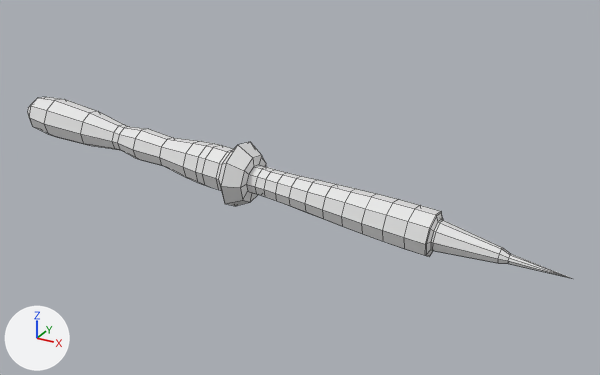
The Blender file Blender Assets/soldering_iron.blend: old version first, new version second.
One viewpoint serves both versions: a 50 mm lens placed at (7.14, -11.6, 15.53), pointed at (0.42, 0.61, 9.42). Every picture has the same lights, and +X, +Y and +Z are marked at lower left. Mesh edges are drawn as thin lines.

Names of what the first picture shows: 'BezierCurve'.
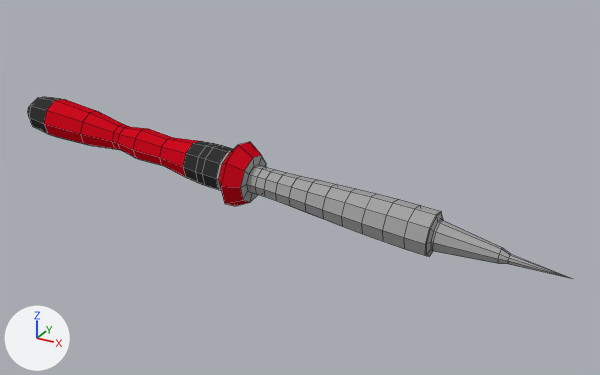
Changed parts and their boxes [x1, y1, x2, y2] in the pictures (600 x 375 px):
part 1 of me_mesh, recoloured (white to grey): [216, 151, 571, 278] in both
part 2 of me_mesh, recoloured (white to black): [183, 141, 233, 189] in both
part 3 of me_mesh, recoloured (white to black): [27, 97, 62, 134] in both
part 4 of me_mesh, recoloured (white to red): [44, 99, 199, 177] in both
part 5 of me_mesh, recoloured (grey to red): [219, 142, 261, 206] in both

The change, as a diff of the scene's bpy script:
```diff
--- a/Blender Assets/soldering_iron.blend.py
+++ b/Blender Assets/soldering_iron.blend.py
@@ mat_material @@
+mat_material = diffuse_material('Material')
+mat_material.base_color = (0.376, 0.376, 0.376)  # grey #a5a5a5
@@ mat_material_001 @@
+mat_material_001 = diffuse_material('Material.001')
+mat_material_001.base_color = (0.0352, 0.0352, 0.0352)  # black #353535
@@ mat_material_002 @@
+mat_material_002 = diffuse_material('Material.002')
+mat_material_002.base_color = (0.615, 0.00394, 0.0138)  # red #ce0d1f
@@ me_mesh @@
 me_mesh.from_pydata(...)  # 321 vertices, 289 faces; spans x 4.22..5.47, y 7.56..8.95, z -5.88..5.42
 # used by ob_beziercurve; location = (0.0, 0.0, 0.0); rotation_euler = (1.571, -0.494, 1.571), in degrees (90, -28, 90)
+# me_mesh part 1: 171 of the faces centred in x 4.33..5.23, y 7.61..8.65, z -0.96..4.74 switch from no material to mat_material (grey #a5a5a5)
+# me_mesh part 2: all 27 faces centred in x 4.47..5.25, y 7.9..8.68, z -1.6..-1.08 switch from no material to mat_material_001 (black #353535)
+# me_mesh part 3: all 18 faces centred in x 4.67..5.38, y 8.24..8.94, z -5.77..-5.36 switch from no material to mat_material_001 (black #353535)
+# me_mesh part 4: all 54 faces centred in x 4.58..5.36, y 8.03..8.89, z -4.72..-2.0 switch from no material to mat_material_002 (red #ce0d1f)
+# me_mesh part 5: all 18 faces centred in x 4.32..5.34, y 7.75..8.75, z -0.85..-0.51 switch from no material to mat_material_002 (red #ce0d1f)
```
